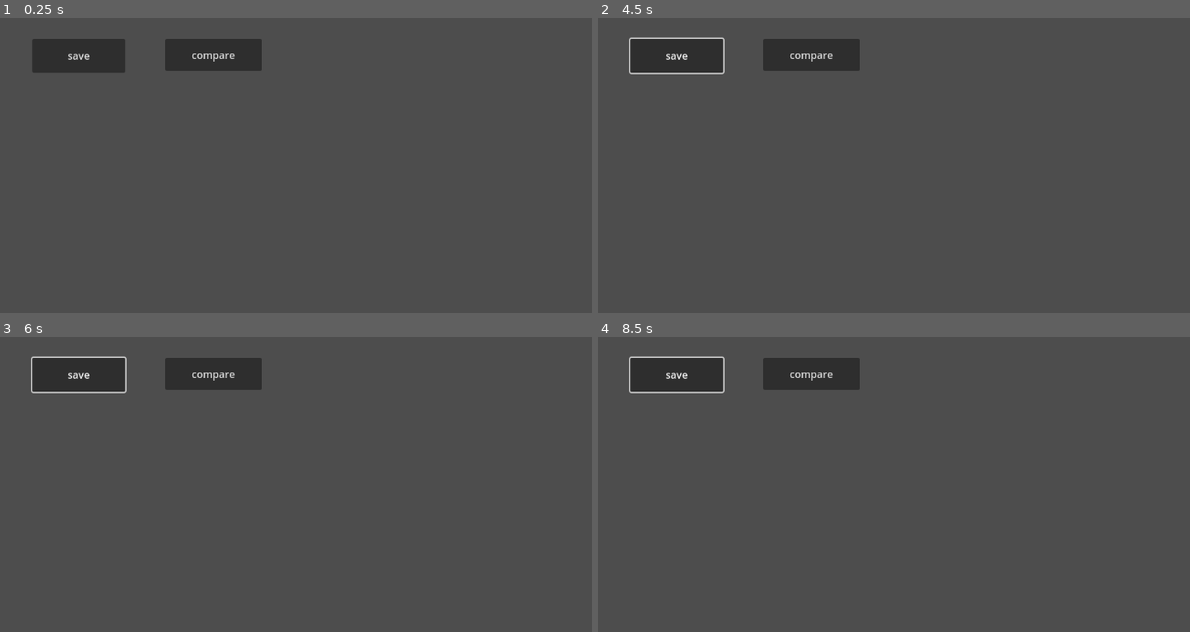
Above: before the commit, frames 1-4 (two rows, left to right).
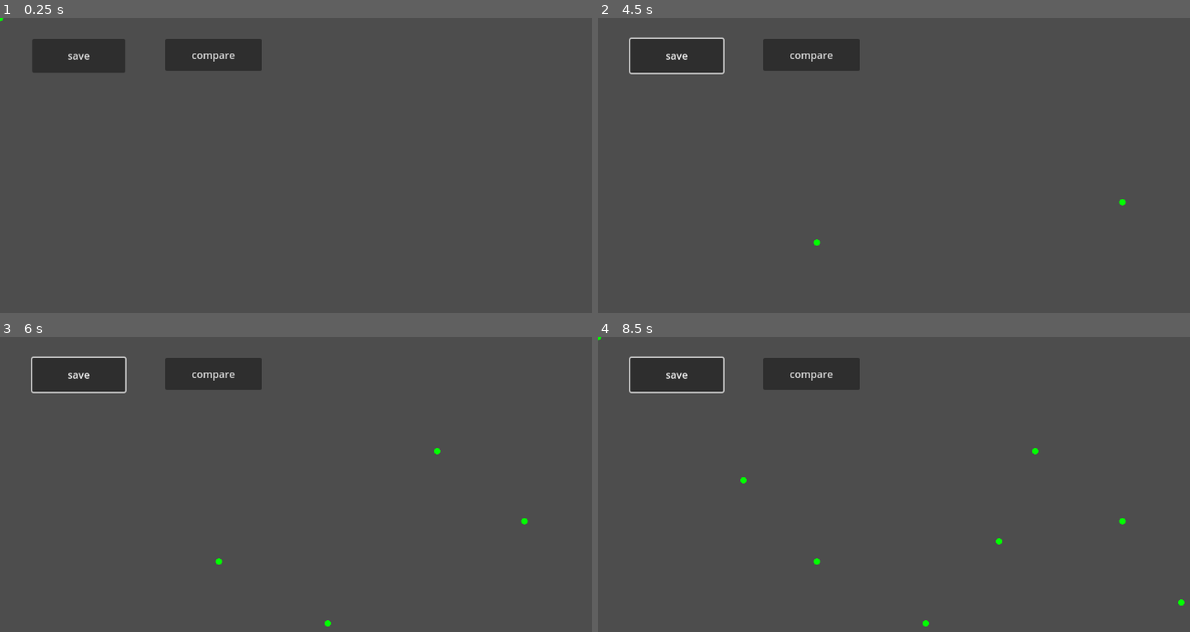
Above: after the commit, the same moments.

Repository: uprun/GRAIL-like
Game: Godot game, scene res://main.tscn
Same seed, same stepped clock (60 frames per second), same inputs: the game is played once before the commit and once after it.
Inputs (mouse positions are in pixels of both pictures, inside the frame that each line leads up to):
- Up to frame 1 (0.25 s): no input
- Up to frame 2 (4.5 s): click "compare" at 0.5 s; click "compare" at 1.25 s; click "compare" at 2 s; click "save" at 2.75 s; move the mouse to (1124, 200) at 3.52 s; click (1124, 200) at 3.67 s; move the mouse to (817, 242) at 4.27 s; click (817, 242) at 4.42 s
- Up to frame 3 (6 s): move the mouse to (438, 452) at 5.02 s; click (438, 452) at 5.17 s; move the mouse to (325, 623) at 5.77 s; click (325, 623) at 5.92 s
- Up to frame 4 (8.5 s): move the mouse to (1178, 602) at 6.52 s; click (1178, 602) at 6.67 s; move the mouse to (746, 481) at 7.27 s; click (746, 481) at 7.42 s; move the mouse to (1000, 540) at 8.02 s; click (1000, 540) at 8.17 s

The runs differ from the first frame. In frame 1, less than 0.1% of the frame differs, in the area x 0-1%, y 0-2%; in frame 2, less than 0.1%; in frame 3, less than 0.1%; in frame 4, 0.2%, in the area x 0-100%, y 0-99%.
Error before the commit: Parse Error: Identifier "all_sub_paths" not declared in the current scope. (res://main.gd:139)
Error after the commit: Invalid type in function 'draw_circle' in base 'Node2D (main.gd)'. Cannot convert argument 1 from Nil to Vector2. (res://main.gd:93)

Commit message:
2024-12-19--15h12m54s

Diff:
--- a/main.gd
+++ b/main.gd
@@ -136,7 +136,6 @@
 	var drawn_symbol = Symbol_Drawn.new()
 	drawn_symbol.lines = lines
 	lines = []
-	all_sub_paths = []
 	if drawn_symbol.lines.size() > 0:
 		drawn_symbol.prepare_rescaled_lines()
 		print()
